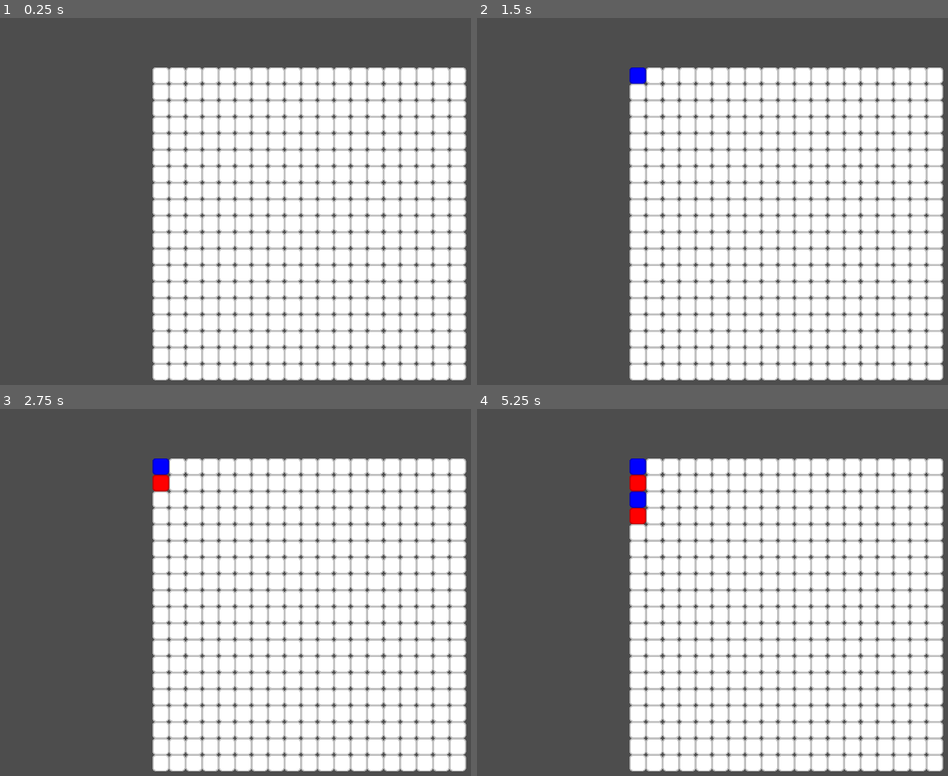
Above: before the commit, frames 1-4 (two rows, left to right).
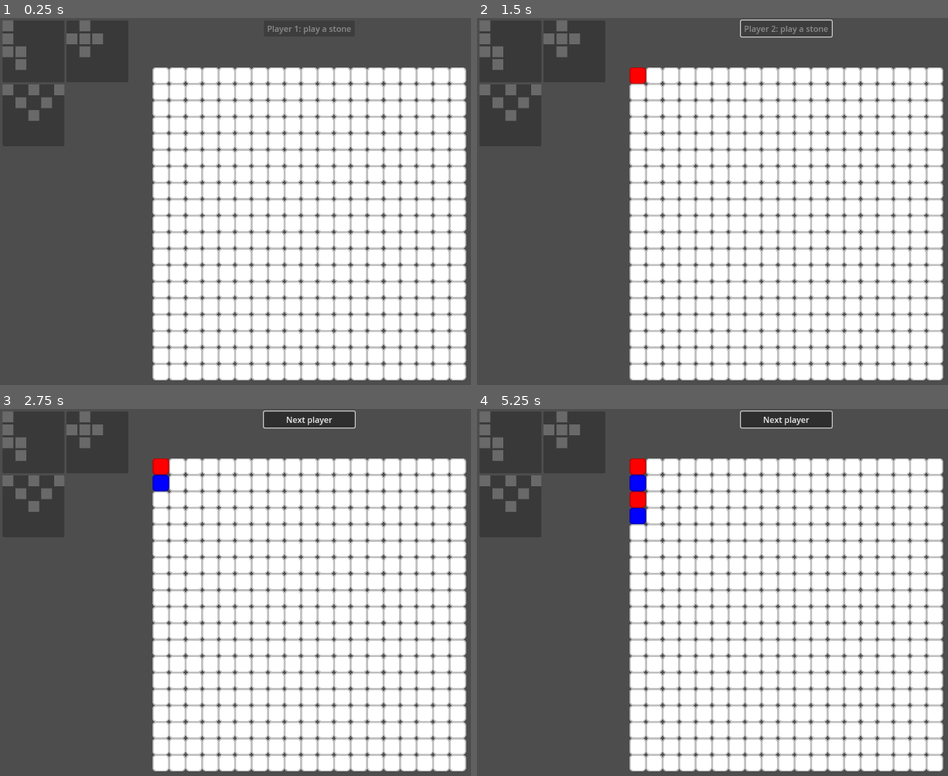
Above: after the commit, the same moments.

Repository: Kevar/CardJammers
Game: Godot game, scene res://scenes/main_2.tscn
Two runs of this game, one before a commit and one after it. Both use one fixed random seed, a clock stepped at 60 frames per second and the inputs below.
Inputs (mouse positions are in pixels of both pictures, inside the frame that each line leads up to):
- Up to frame 1 (0.25 s): no input
- Up to frame 2 (1.5 s): tap Enter at 0.5 s; move the mouse to (637, 76) at 0.52 s; click (637, 76) at 0.67 s; click (787, 29) at 1.25 s, where only the run after the commit has a clickable "Next player"
- Up to frame 3 (2.75 s): tap Space at 2 s; move the mouse to (160, 482) at 2.02 s; click (160, 482) at 2.17 s
- Up to frame 4 (5.25 s): click (787, 420) at 2.75 s, where only the run after the commit has a clickable "Next player"; tap Enter at 3.5 s; move the mouse to (637, 500) at 3.52 s; click (637, 500) at 3.67 s; click (787, 420) at 4.25 s, where only the run after the commit has a clickable "Next player"; tap Space at 5 s; move the mouse to (637, 515) at 5.02 s; click (637, 515) at 5.17 s

The runs differ from the first frame. In frame 1, 1.1% of the frame differs, in the area x 0-75%, y 0-28%; in frame 2, 1.4%; in frame 3, 2.2%; in frame 4, 2.5%, in the area x 0-76%, y 0-32%.

Commit message:
Managing rotations

Diff:
--- a/patterns/p1.tres
+++ b/patterns/p1.tres
@@ -4,4 +4,4 @@
 
 [resource]
 script = ExtResource("1_ghhtg")
-bits = 10621060
+bits = 2274
--- a/scenes/main_2.tscn
+++ b/scenes/main_2.tscn
@@ -1,9 +1,15 @@
-[gd_scene load_steps=3 format=3 uid="uid://bupvwi40cxlfl"]
+[gd_scene load_steps=7 format=3 uid="uid://bupvwi40cxlfl"]
 
+[ext_resource type="Script" path="res://scripts/main_2.gd" id="1_1f3i2"]
 [ext_resource type="PackedScene" uid="uid://pwpwsjfs5fkr" path="res://scenes/board_2.tscn" id="1_udjra"]
 [ext_resource type="PackedScene" uid="uid://b4nk4r13hdiqc" path="res://scenes/cell_2.tscn" id="2_1cud1"]
+[ext_resource type="Resource" uid="uid://ctkgvf3lnhn8i" path="res://patterns/p1.tres" id="2_tcvyp"]
+[ext_resource type="Resource" uid="uid://c06ew1vtvoyk7" path="res://patterns/p2.tres" id="6_dlcs8"]
+[ext_resource type="Resource" uid="uid://dguapxn3c3kif" path="res://patterns/p3.tres" id="7_j176e"]
 
 [node name="main2" type="Node2D"]
+script = ExtResource("1_1f3i2")
+objectives = Array[Resource("res://scripts/pattern.gd")]([ExtResource("7_j176e"), ExtResource("2_tcvyp"), ExtResource("6_dlcs8")])
 
 [node name="board2" parent="." instance=ExtResource("1_udjra")]
 cellScene = ExtResource("2_1cud1")
@@ -11,3 +17,31 @@
 height = 19
 
 [node name="Camera2D" type="Camera2D" parent="."]
+
+[node name="CanvasLayer" type="CanvasLayer" parent="Camera2D"]
+
+[node name="GridContainer" type="GridContainer" parent="Camera2D/CanvasLayer"]
+anchors_preset = 15
+anchor_right = 1.0
+anchor_bottom = 1.0
+offset_left = 5.0
+offset_top = 5.0
+offset_right = -5.0
+offset_bottom = -5.0
+grow_horizontal = 2
+grow_vertical = 2
+columns = 2
+
+[node name="GlobalActionButton" type="Button" parent="Camera2D/CanvasLayer"]
+custom_minimum_size = Vector2(120, 30)
+anchors_preset = 5
+anchor_left = 0.5
+anchor_right = 0.5
+offset_left = -88.0
+offset_top = 5.0
+offset_right = 88.0
+offset_bottom = 36.0
+grow_horizontal = 2
+text = "Player 1 : Play a stone"
+
+[connection signal="pressed" from="Camera2D/CanvasLayer/GlobalActionButton" to="." method="_on_global_action_button_pressed"]
--- /dev/null
+++ b/scenes/pattern_view.tscn
@@ -0,0 +1,19 @@
+[gd_scene load_steps=2 format=3 uid="uid://bm7ke7xx4vb74"]
+
+[ext_resource type="Script" path="res://scripts/pattern_view.gd" id="1_s7esa"]
+
+[node name="pattern_view" type="Button"]
+custom_minimum_size = Vector2(120, 120)
+mouse_default_cursor_shape = 2
+script = ExtResource("1_s7esa")
+
+[node name="GridContainer" type="GridContainer" parent="."]
+layout_mode = 1
+anchors_preset = 15
+anchor_right = 1.0
+anchor_bottom = 1.0
+grow_horizontal = 2
+grow_vertical = 2
+columns = 5
+
+[connection signal="pressed" from="." to="." method="_on_pressed"]
--- a/scripts/cell_2.gd
+++ b/scripts/cell_2.gd
@@ -15,8 +15,8 @@
 	boardY = y
 
 func _process(_delta):
-	currentState = GameManager.get_board_cell(boardX, boardY)
-	sprite.modulate =  Color.GRAY if mouseOver and currentState == GameManager.CellState.FREE else GameManager.cellColors[currentState]
+	currentState = GameManager.API_get_board_cell(boardX, boardY)
+	sprite.modulate = GameManager.cellColors[GameManager.currentPlayer + 3] if mouseOver and currentState == GameManager.CellState.FREE and GameManager.currentPlayerCanPlayAStone else GameManager.cellColors[currentState]
 
 func _input(event):
 	if currentState == GameManager.CellState.FREE and mouseOver and event is InputEventMouseButton:
--- a/scripts/game_manager.gd
+++ b/scripts/game_manager.gd
@@ -59,7 +59,9 @@
 {
 	FREE = 0,
 	PLAYER1 = 1,
-	PLAYER2 = 2
+	PLAYER2 = 2,
+	PLAYER1_STONE = 3,
+	PLAYER2_STONE = 4
 }
 
 var cellColors:Array[Color]
@@ -70,31 +72,116 @@
 var board:Array[CellState]
 
 var currentPlayer:int = 0
+var currentPlayerCanPlayAStone:bool = true
+var currentPlayerCanCheckAPattern:bool = false
+
+signal updatePatternViewButtons
 
 func init_board(width:int, height:int, p1Color:Color, p2Color:Color):
-
 	boardWidth = width
 	boardHeight = height
 
 	cellColors.append(Color.WHITE)
+	cellColors.append(p1Color)
 	cellColors.append(p2Color)
-	cellColors.append(p1Color)
+	cellColors.append(p1Color * Color.DIM_GRAY)
+	cellColors.append(p2Color * Color.DIM_GRAY)
 
 	for x in range(0, width):
 		for y in range(0, height):
 			board.append(CellState.FREE)
 
-func get_board_cell(x:int, y:int) -> CellState:
+func API_get_board_cell(x:int, y:int) -> CellState:
+	if x < 0 or y < 0 or x >= boardWidth or y >= boardHeight:
+		return CellState.FREE
+
 	var index = x + y * boardWidth
 	var res:CellState = board[index]
 	return res
 
-func set_board_cell(x:int, y:int, state:CellState):
+func API_set_board_cell(x:int, y:int, state:CellState):
 	board[x + y * boardWidth] = state
 
 func click_board_cell(x:int, y:int):
-	var state = get_board_cell(x, y)
+	var state = API_get_board_cell(x, y)
 
-	if state == CellState.FREE:
-		set_board_cell(x, y, 1 + currentPlayer)
-		currentPlayer = 1-currentPlayer
+	if state == CellState.FREE and currentPlayerCanPlayAStone:
+		API_set_board_cell(x, y, 1 + currentPlayer)
+		#currentPlayer = 1-currentPlayer
+		currentPlayerCanPlayAStone = false
+		currentPlayerCanCheckAPattern = true
+		updatePatternViewButtons.emit()
+
+func next_player():
+	currentPlayer = 1-currentPlayer
+	currentPlayerCanPlayAStone = true
+	currentPlayerCanCheckAPattern = false
+	updatePatternViewButtons.emit()
+
+func API_find_pattern(pattern:Pattern, state:CellState) -> Vector2i:
+	var pBits:Array[int]
+
+	pBits.append(pattern.bits)
+	pBits.append(pattern.rotate90)
+	pBits.append(pattern.rotate180)
+	pBits.append(pattern.rotate270)
+
+	for p in pBits:
+		var r:Vector2i = find_sub_pattern(p, state)
+		if r.x != -10:
+			return r
+
+	return Vector2i(-10, -10)
+
+func API_find_and_stone_pattern(pattern:Pattern, state:CellState) -> bool:
+	var pBits:Array[int]
+
+	pBits.append(pattern.bits)
+	pBits.append(pattern.rotate90)
+	pBits.append(pattern.rotate180)
+	pBits.append(pattern.rotate270)
+
+	for p in pBits:
+		var r:Vector2i = find_sub_pattern(p, state)
+		if r.x != -10:
+			stone_pattern_at(p, state, r.x, r.y)
+			return true
+
+	return false
+
+func find_sub_pattern(pattern_bits:int, state:CellState) -> Vector2i:
+
+	var pv1:Pattern = Pattern.new()
+	pv1.bits = pattern_bits
+
+	for x in range(-4, boardWidth):
+		for y in range(-4, boardHeight):
+			var p:int = extract_pattern(x, y, state)
+
+			var pv2:Pattern = Pattern.new()
+			pv2.bits = p
+
+			if p & pattern_bits == pattern_bits:
+				return Vector2i(x, y)
+
+	return Vector2i(-10, -10) #Mettre -1 crée des faux négatifs avec les patterns dans le coin supérieur gauche
+
+func stone_pattern_at(pattern_bits:int, state:CellState, x:int, y:int):
+	for ix in range(0, 5):
+		for iy in range(0, 5):
+			var index:int = ix + iy * 5
+			var b:bool = pattern_bits & 1 << index == 1 << index
+
+			if API_get_board_cell(x + ix, y + iy) == state and b:
+				API_set_board_cell(x + ix, y + iy, state + 2)
+	updatePatternViewButtons.emit()
+
+func extract_pattern(x:int, y:int, state:CellState) -> int:
+	var pattern:int = 0
+
+	for ix in range(0, 5):
+		for iy in range(0, 5):
+			if API_get_board_cell(x + ix, y + iy) == state:
+				pattern |= 1 << (ix + iy * 5)
+
+	return pattern
--- /dev/null
+++ b/scripts/main_2.gd
@@ -0,0 +1,47 @@
+extends Node2D
+
+@onready var grid:GridContainer = $Camera2D/CanvasLayer/GridContainer
+@onready var globalActionButton:Button = $Camera2D/CanvasLayer/GlobalActionButton
+
+@export var objectives:Array[Pattern]
+
+func _ready():
+	var pV:PackedScene = load("res://scenes/pattern_view.tscn")
+
+	for obj:Pattern in objectives:
+		obj.compute_rotations()
+
+		var pView:PatternView = pV.instantiate()
+		pView.pattern = obj
+		pView.check_pattern.connect(_on_pattern_view_check_pattern)
+		grid.add_child(pView)
+
+func _process(_delta):
+	if GameManager.currentPlayerCanPlayAStone:
+		globalActionButton.text = "Player " + str(GameManager.currentPlayer + 1) + ": play a stone"
+		globalActionButton.disabled = true
+	else:
+		globalActionButton.text = "Next player"
+		globalActionButton.disabled = false
+
+func _on_global_action_button_pressed():
+	GameManager.next_player()
+
+func _on_pattern_view_check_pattern(p:PatternView):
+	if !GameManager.currentPlayerCanCheckAPattern:
+		print("Can't check another pattern")
+		return
+
+	if p != null:
+		if GameManager.API_find_and_stone_pattern(p.pattern, GameManager.currentPlayer + 1):
+			p.capturedByPlayer = GameManager.currentPlayer
+			GameManager.currentPlayerCanCheckAPattern = false
+			print("Pattern found")
+		#var pos:Vector2i = GameManager.API_find_pattern(p.pattern, GameManager.currentPlayer + 1)
+		#if pos.x >= 0:
+		#	print("Pattern found at " + str(pos.x) + ":" + str(pos.y))
+		#	GameManager.API_stone_pattern_at(p.pattern, GameManager.currentPlayer + 1, pos.x, pos.y)
+		#	p.capturedByPlayer = GameManager.currentPlayer
+		#	GameManager.currentPlayerCanCheckAPattern = false
+		else:
+			print("Pattern not found")
--- a/scripts/pattern.gd
+++ b/scripts/pattern.gd
@@ -2,3 +2,37 @@
 class_name Pattern
 
 @export var bits:int = 0
+
+var rotate90:int = 0
+var rotate180:int = 0
+var rotate270:int = 0
+
+func get_bit_at(x:int, y:int) -> bool:
+	return get_bit_ati(x + y * 5)
+
+func get_bit_ati(index:int) -> bool:
+	return bits & 1 << index == 1 << index
+
+func compute_rotations():
+
+	rotate90 = 0
+	rotate180 = 0
+	rotate270 = 0
+
+	for x in range(0, 5):
+		for y in range(0, 5):
+			if get_bit_at(x, y):
+				var x90:int = 4 - y
+				var y90:int = x
+				var i90:int = x90 + y90 * 5
+				rotate90 |= 1 << i90
+
+				var x180:int = 4 - x
+				var y180:int = 4 - y
+				var i180:int = x180 + y180 * 5
+				rotate180 |= 1 << i180
+
+				var x270:int = y
+				var y270:int = 4 - x
+				var i270:int = x270 + y270 * 5
+				rotate270 |= 1 << i270
--- /dev/null
+++ b/scripts/pattern_view.gd
@@ -0,0 +1,38 @@
+extends Button
+class_name PatternView
+
+@export var pattern:Pattern
+
+@onready var grid:GridContainer = $GridContainer
+
+signal check_pattern(p:PatternView)
+
+var capturedByPlayer:int = -1
+
+# Called when the node enters the scene tree for the first time.
+func _ready():
+	GameManager.updatePatternViewButtons.connect(on_updatePatternViewButtons)
+
+	for i in range(0, 25):
+		var c:ColorRect = ColorRect.new()
+		c.color = Color.WHITE if pattern.get_bit_ati(i) else Color.TRANSPARENT
+		#c.size.x = 24
+		#c.size.y = 24
+		c.mouse_filter = Control.MOUSE_FILTER_PASS
+		c.size_flags_horizontal |= Control.SIZE_EXPAND
+		c.size_flags_vertical |= Control.SIZE_EXPAND
+		grid.add_child(c)
+
+	disabled = true
+	on_updatePatternViewButtons()
+
+func on_updatePatternViewButtons():
+	disabled = capturedByPlayer >= 0 or !GameManager.currentPlayerCanCheckAPattern or GameManager.API_find_pattern(pattern, GameManager.currentPlayer + 1).x == -10
+	if capturedByPlayer >= 0:
+		modulate = GameManager.cellColors[capturedByPlayer + 1]
+	else:
+		modulate = Color.DIM_GRAY if disabled else Color.WHITE
+
+func _on_pressed():
+	check_pattern.emit(self)
+	on_updatePatternViewButtons()
